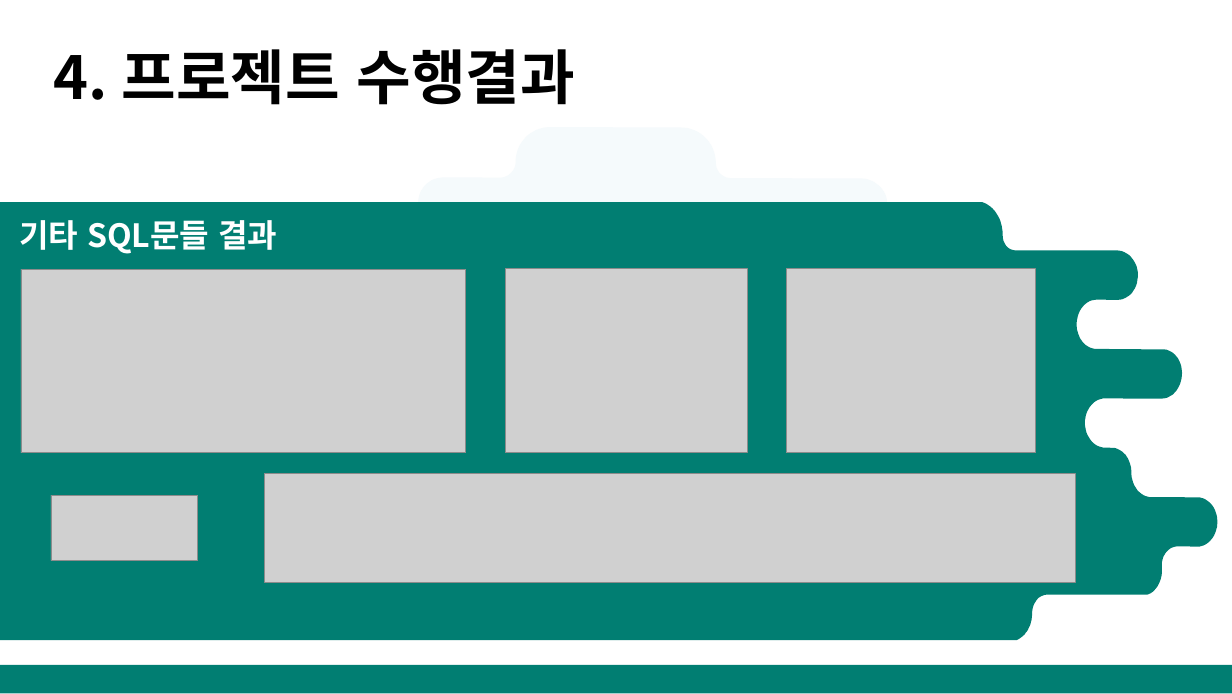
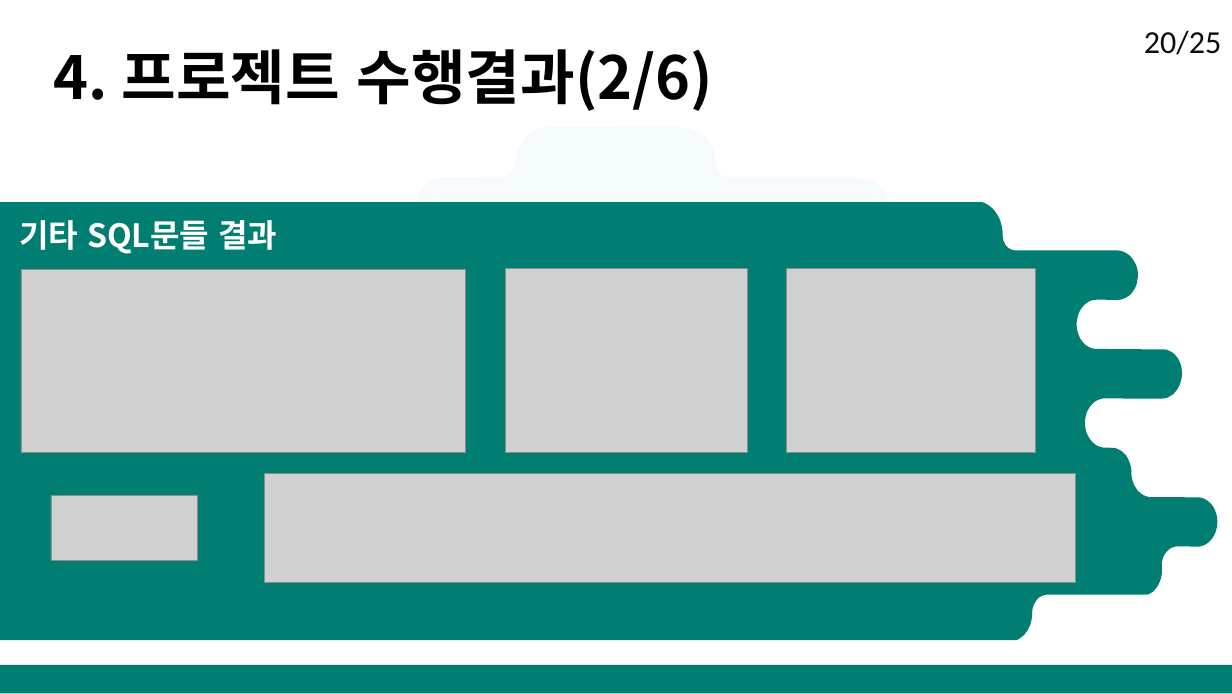
Before and after one commit to DongJoonLeeDJ/AI_305_7_20220627, a slide deck: slide 22 of DB수업/5팀/5조 데이터베이스과제.pptx. Drawn at 1232x694 pixels with LibreOffice and Linux fonts; fonts in the diff are those of the drawing; grey boxes stand for pictures. Boxes give left, top, right and bottom in pixels: in the first picture for what was removed or moved away, otherwise in the second. Text is boxed around its words. In the diff, an @@ line names an element or a change of style, - is before the commit and + after.

```diff
--- a/DB수업/5팀/5조 데이터베이스과제.pptx
+++ b/DB수업/5팀/5조 데이터베이스과제.pptx
@@ text at [54,49,713,111]: text changed @@
-4. 프로젝트 수행결과
+4. 프로젝트 수행결과(2/6)
@@ text added at [1144,30,1221,55], 40 pt, text #0D0D0D @@
+20/25
```
Also in this commit, not shown: 24 other slides changed, 2 other files.
